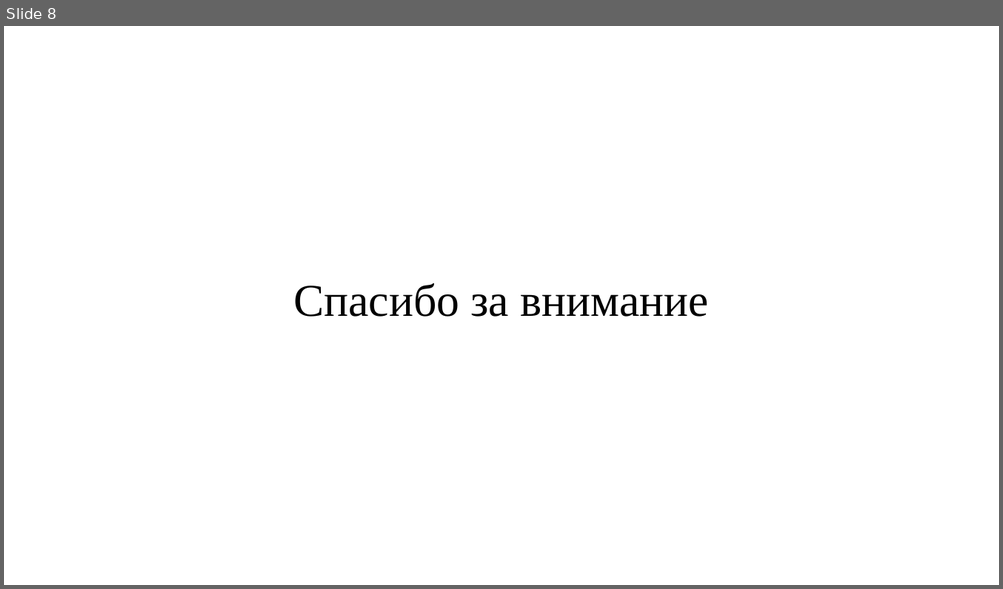
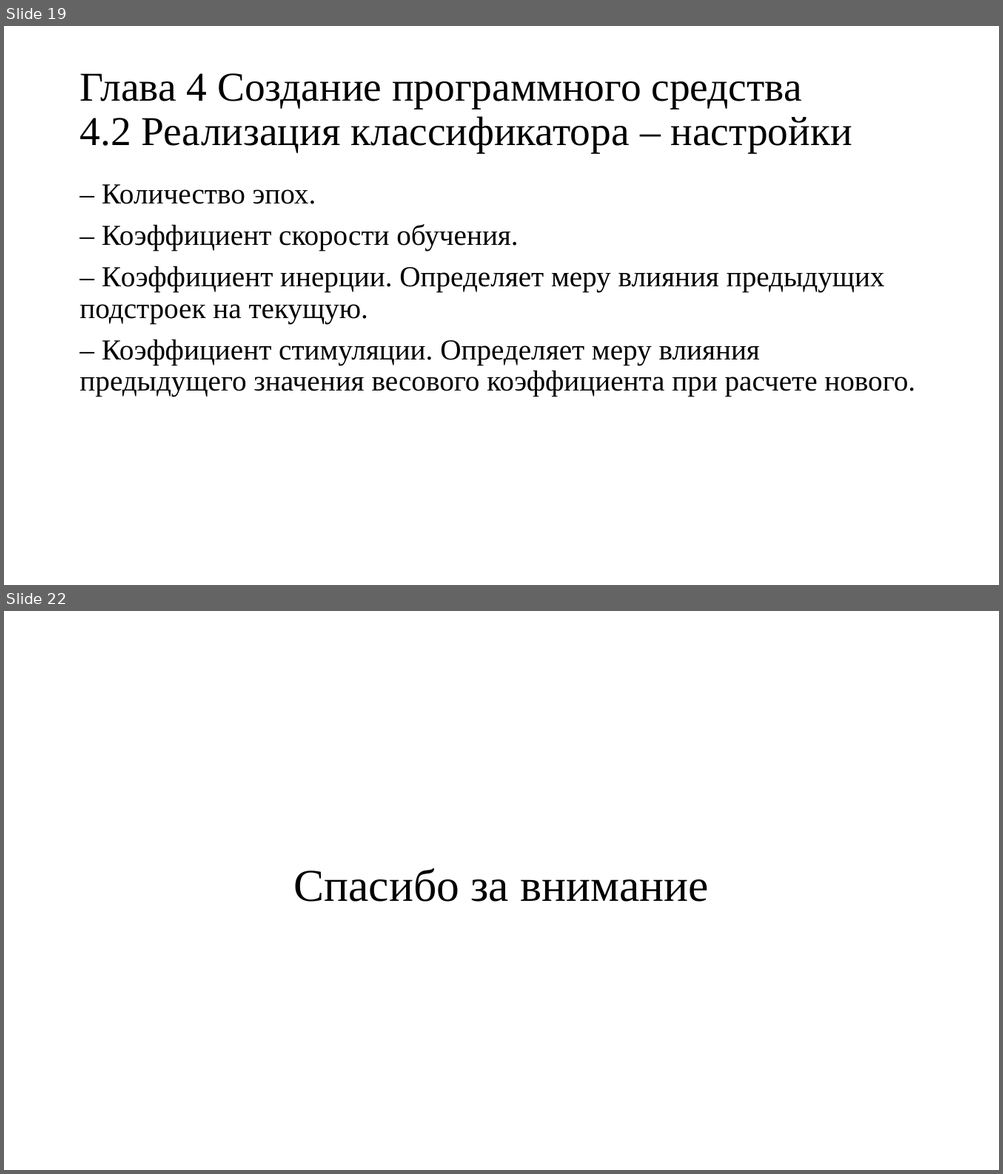
Before and after one commit to Wideweb/-digital-psychology-docs, a slide deck: Алькевич А.С/Презентация.pptx. Shown one above the other, each under a label of ours: slide 8 before the commit, slides 19 and 22 after it; the slides between them are not shown. The pictures are 1003x589 and 1003x1174 pixels, drawn with LibreOffice and Linux fonts; fonts in the diff are those of the drawing. Boxes give left, top, right and bottom in pixels: in the first picture for what was removed or moved away, otherwise in the second. Text is boxed around its words. In the diff, an @@ line names an element or a change of style, - is before the commit and + after.

```diff
--- a/Алькевич А.С/Презентация.pptx
+++ b/Алькевич А.С/Презентация.pptx
@@ slide 19 added at bbox=[4, 26, 999, 585], background #FFFFFF @@
@@ title added at bbox=[79, 73, 852, 153], 39.6 pt, text #000000 @@
+Глава 4 Создание программного средства
+4.2 Реализация классификатора – настройки
@@ text added at bbox=[79, 184, 915, 397], 28 pt, text #000000 @@
+– Количество эпох.
+– Коэффициент скорости обучения.
+– Коэффициент инерции. Определяет меру влияния предыдущих подстроек на текущую.
+– Коэффициент стимуляции. Определяет меру влияния предыдущего значения весового коэффициента при расчете нового.
@@ what was slide 8 is now slide 22 @@
```
Also in this commit, not shown: 3 slides changed, 16 other slides added, 3 slides removed, 7 other files.
